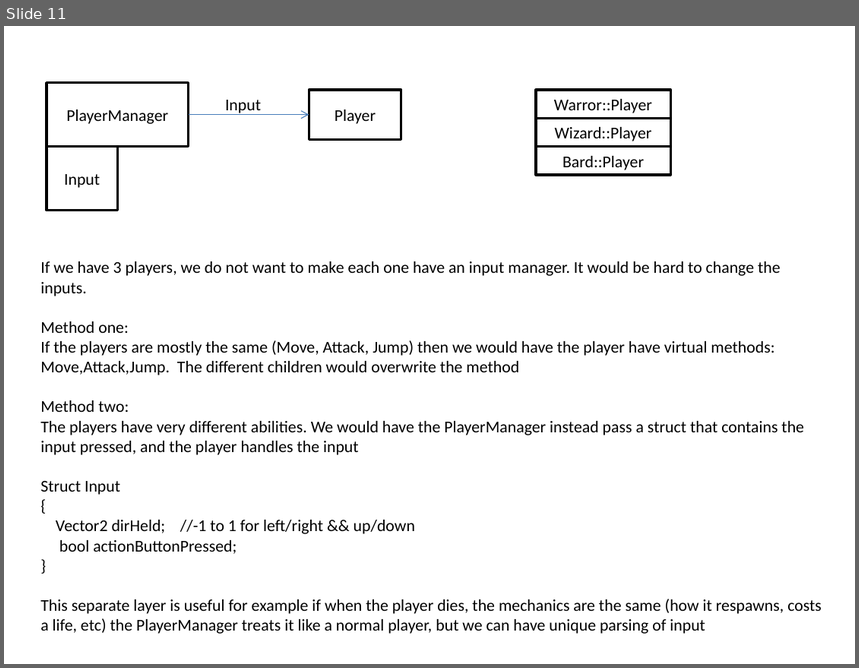
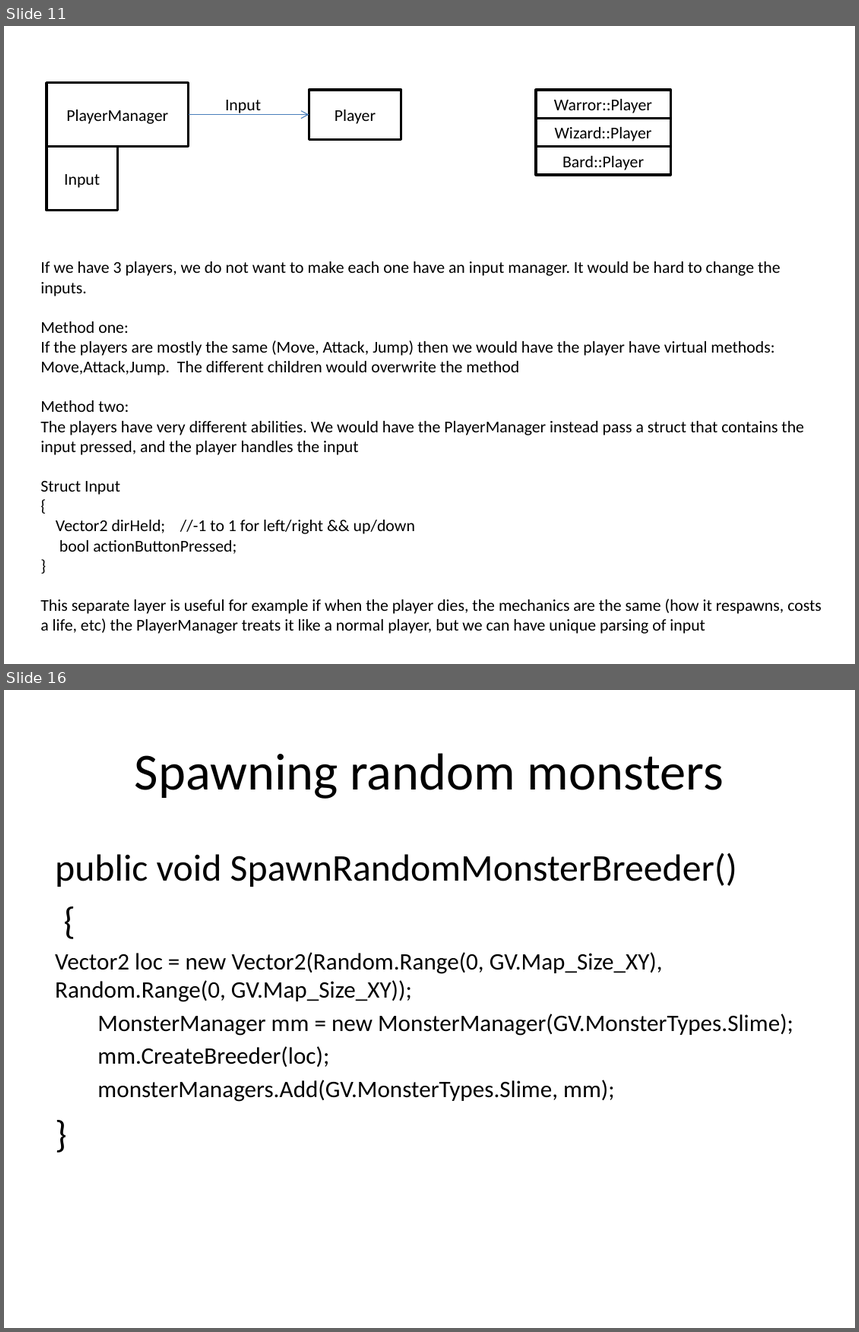
Before and after one commit to mattstg/GoopSoupV2, a slide deck: Docs/FlowPresentation.pptx. Shown one above the other, each under a label of ours: slide 11 before the commit, slides 11 and 16 after it; the slides between them are not shown. The pictures are 859x668 and 859x1332 pixels, drawn with LibreOffice and Linux fonts; fonts in the diff are those of the drawing. Boxes give left, top, right and bottom in pixels: in the first picture for what was removed or moved away, otherwise in the second. Text is boxed around its words. In the diff, an @@ line names an element or a change of style, - is before the commit and + after.

```diff
--- a/Docs/FlowPresentation.pptx
+++ b/Docs/FlowPresentation.pptx
@@ slide 16 added at box(4, 690, 855, 1328), background #FFFFFF @@
@@ title added at box(135, 753, 724, 799), 44 pt, text #000000 @@
+Spawning random monsters
@@ text added at box(55, 853, 794, 1102), 20 pt, text #000000 @@
+public void SpawnRandomMonsterBreeder()
+{
+Vector2 loc = new Vector2(Random.Range(0, GV.Map_Size_XY), Random.Range(0, GV.Map_Size_XY));
+MonsterManager mm = new MonsterManager(GV.MonsterTypes.Slime);
+mm.CreateBreeder(loc);
+monsterManagers.Add(GV.MonsterTypes.Slime, mm);
+}
```
Also in this commit, not shown: 12 other slides added, 6 other files.
